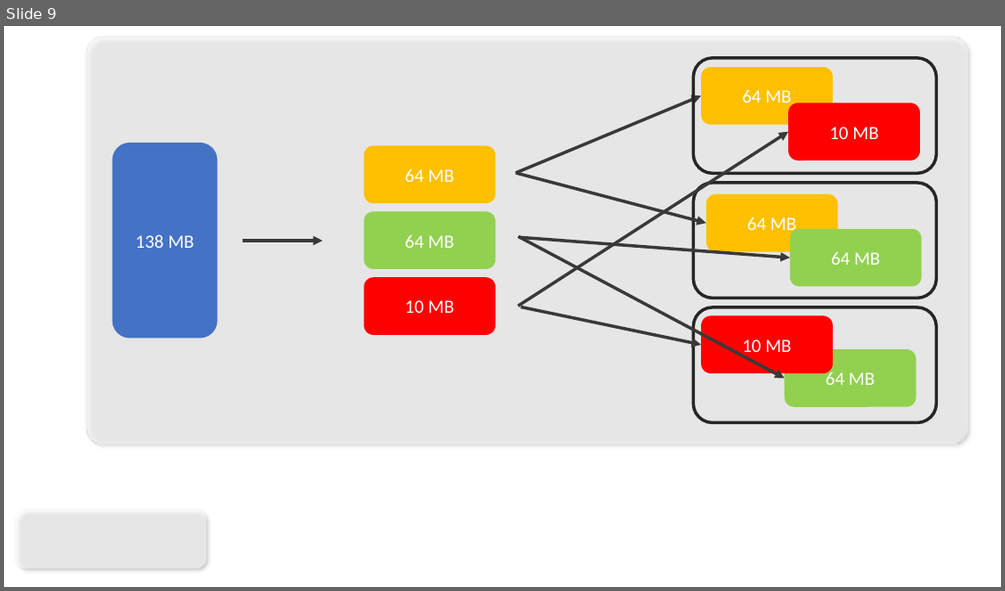
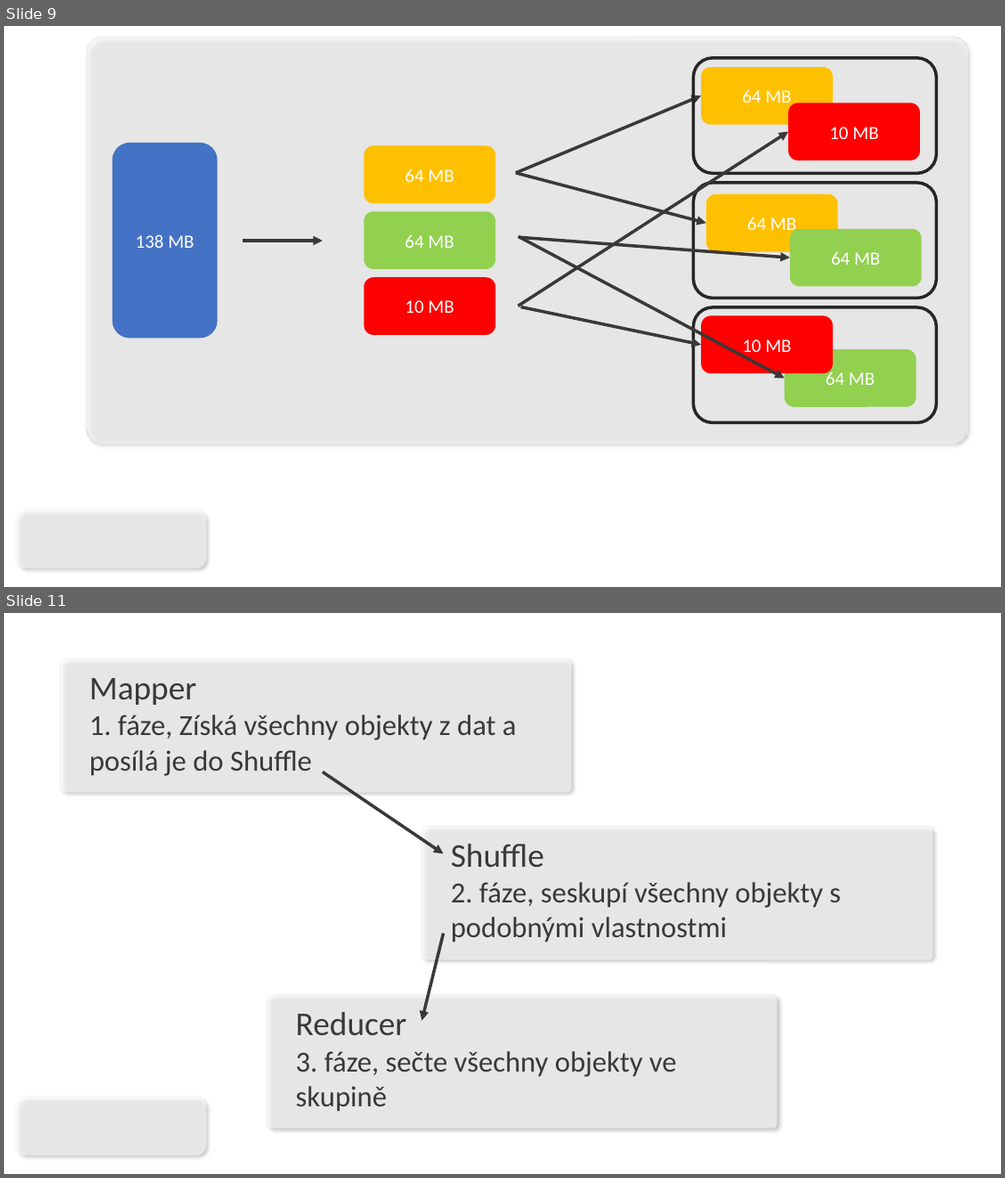
Before and after one commit to CZmatyasZERO/Big-data-prezentace, a slide deck: klimes.ppsx. Shown one above the other, each under a label of ours: slide 9 before the commit, slides 9 and 11 after it; the slides between them are not shown. The pictures are 1005x591 and 1005x1178 pixels, drawn with LibreOffice and Linux fonts; fonts in the diff are those of the drawing; background and template pictures are left out. Boxes give left, top, right and bottom in pixels: in the first picture for what was removed or moved away, otherwise in the second. Text is boxed around its words. In the diff, an @@ line names an element or a change of style, - is before the commit and + after.

Commit message:
MapReduce

```diff
--- a/klimes.ppsx
+++ b/klimes.ppsx
@@ slide 11 added at (x1=4, y1=613, x2=1001, y2=1174), background picture (left out); not listed: 1 template element that a slide beside it also shows @@
@@ rounded rectangle added at (x1=61, y1=658, x2=571, y2=792), fill #FFFFFF at 60% opacity, outline #EAEAEA 1 pt @@
@@ text added at (x1=89, y1=678, x2=517, y2=776), 28 pt, text #3B3838 @@
+Mapper
+1. fáze, Získá všechny objekty z dat a
+posílá je do Shuffle
@@ arrow added from (323, 771) to (444, 854), #3B3838 3 pt @@
@@ rounded rectangle added at (x1=422, y1=826, x2=932, y2=959), fill #FFFFFF at 60% opacity, outline #EAEAEA 1 pt @@
@@ text added at (x1=451, y1=844, x2=841, y2=942), 28 pt, text #3B3838 @@
+Shuffle
+2. fáze, seskupí všechny objekty s podobnými vlastnostmi
@@ arrow added from (444, 933) to (422, 1021), #3B3838 3 pt @@
@@ rounded rectangle added at (x1=267, y1=995, x2=777, y2=1127), fill #FFFFFF at 60% opacity, outline #EAEAEA 1 pt @@
@@ text added at (x1=296, y1=1012, x2=677, y2=1111), 28 pt, text #3B3838 @@
+Reducer
+3. fáze, sečte všechny objekty ve skupině
```
Also in this commit, not shown: 1 slide changed, 2 other slides added, 3 slides removed, 1 other file.
